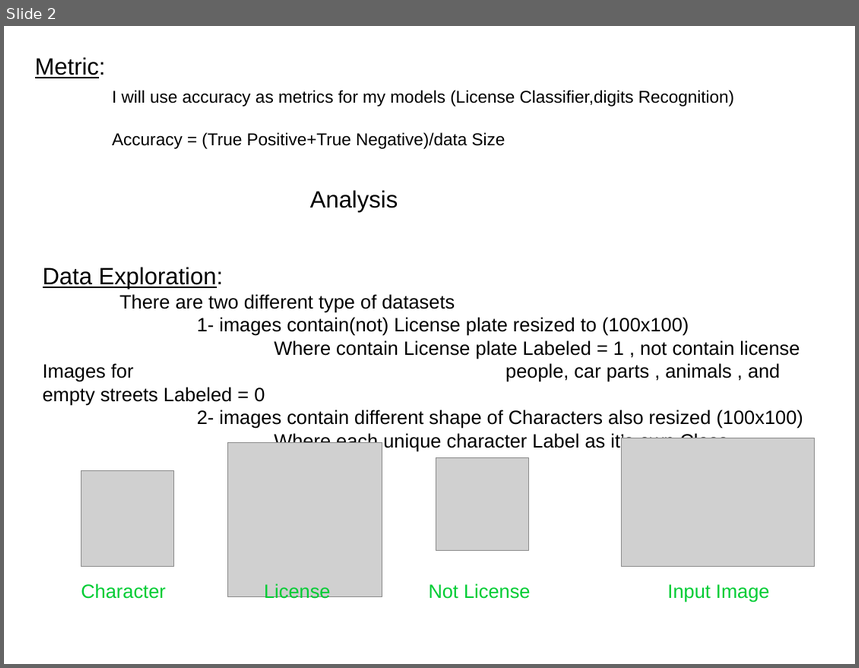
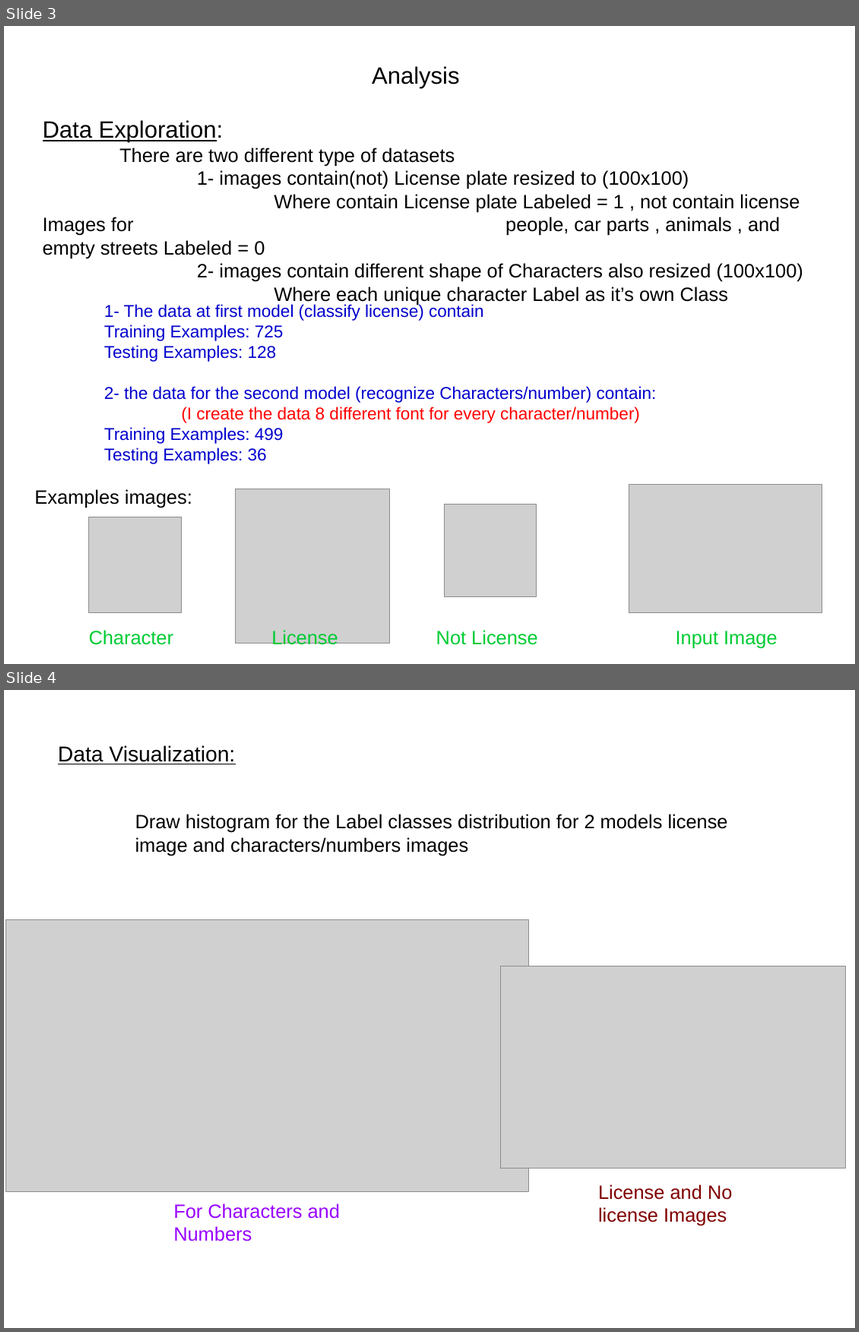
Before and after one commit to Gelboo/finalProject-LicencePlate-, a slide deck: project report.odp. Shown one above the other, each under a label of ours: slide 2 before the commit, slides 3 and 4 after it. The pictures are 859x668 and 859x1332 pixels, drawn with LibreOffice and Linux fonts; fonts in the diff are those of the drawing; grey boxes stand for pictures. Boxes give left, top, right and bottom in pixels: in the first picture for what was removed or moved away, otherwise in the second. Text is boxed around its words. In the diff, an @@ line names an element or a change of style, - is before the commit and + after.

```diff
--- a/project report.odp
+++ b/project report.odp
@@ slide 4 added at box(4, 690, 855, 1328), background #FFFFFF @@
@@ text added at box(58, 745, 235, 764), 20 pt, text #000000, underline @@
+Data Visualization:
@@ text added at box(135, 814, 728, 856), 18 pt, text #000000 @@
+Draw histogram for the Label classes distribution for 2 models license image and characters/numbers images
@@ picture added at box(6, 920, 529, 1192) @@
@@ picture added at box(501, 967, 846, 1169) @@
@@ text added at box(598, 1185, 732, 1227), 18 pt, text #800000 @@
+License and No license Images
@@ text added at box(173, 1204, 340, 1242), 18 pt, text #9900FF @@
+For Characters and Numbers
@@ what was slide 2 is now slide 3 @@
@@ slide 3 changed as well @@
@@ title removed at box(35, 57, 734, 149) @@
-Metric:
-I will use accuracy as metrics for my models (License Classifier,digits Recognition)
-Accuracy = (True Positive+True Negative)/data Size
@@ text "Analysis": place and size @@
-text "Analysis" at box(310, 190, 398, 212)
+text "Analysis" at box(372, 66, 459, 89)
@@ text "Data Exploration:": place and size @@
-text "Data Exploration:" at box(43, 267, 804, 452)
+text "Data Exploration:" at box(43, 120, 804, 305)
@@ text added at box(104, 303, 657, 465), 16 pt, text #0000CC @@
+1- The data at first model (classify license) contain
+Training Examples: 725
+Testing Examples: 128
+2- the data for the second model (recognize Characters/number) contain:
+(I create the data 8 different font for every character/number)
+Training Examples: 499
+Testing Examples: 36
@@ text added at box(34, 490, 192, 509), 18 pt, text #000000 @@
+Examples images:
@@ 4 pictures, 4 texts: place and size @@
-4 pictures, 4 texts at box(81, 439, 815, 603)
+4 pictures, 4 texts at box(89, 485, 823, 649)
```
Also in this commit, not shown: 2 other slides changed, 9 other slides added, 4 slides removed, 10 other files.
